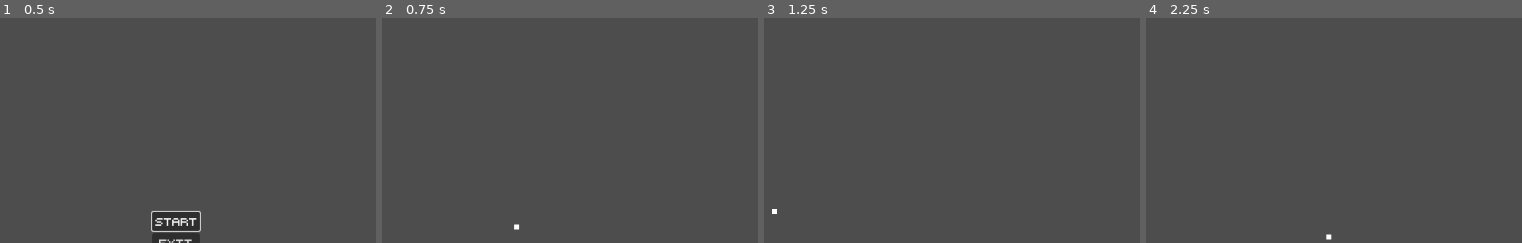
Above: before the commit, frames 1-4 (left to right).
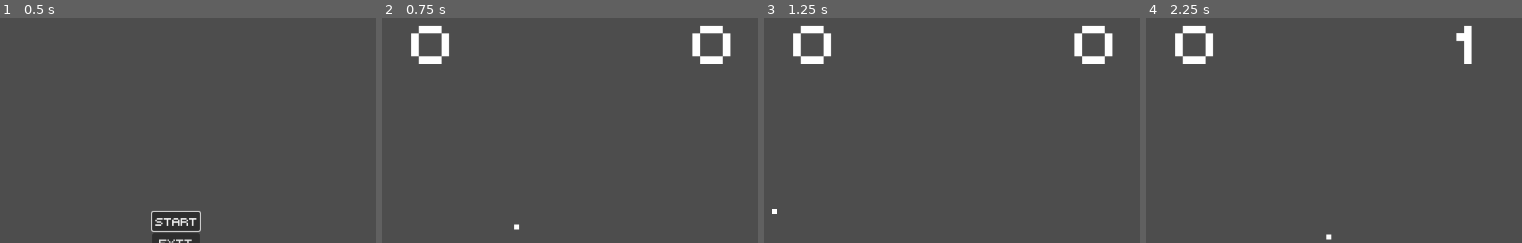
Above: after the commit, the same moments.

Repository: Alexander-Jordan/pong-godot
Game: Godot game, scene res://Scenes/Levels/menu.tscn
Two runs of this game, one before a commit and one after it. Both use one fixed random seed, a clock stepped at 60 frames per second and the inputs below.
Inputs:
- Up to frame 1 (0.5 s): no input
- Up to frame 2 (0.75 s): click "Start" at 0.5 s
- Up to frame 3 (1.25 s): no input
- Up to frame 4 (2.25 s): tap Enter at 1.25 s; hold W (up) 1.28-2.03 s; hold S (down) from 2.03 s (still down)
The pictures show only the part of the screen within x 24-74%, y 2-52%; the shares and areas given below are measured in that part.

Frame 1 is identical in both runs. In frame 2, 1.8% of the frame differs, in the area x 7-93%, y 3-21%; in frame 3, 1.8%; in frame 4, 1.3%.

Commit message:
Award score to players

Diff:
--- a/Scenes/Levels/main.tscn
+++ b/Scenes/Levels/main.tscn
@@ -1,9 +1,10 @@
-[gd_scene load_steps=7 format=3 uid="uid://dx2uq41jaw7oh"]
+[gd_scene load_steps=8 format=3 uid="uid://dx2uq41jaw7oh"]
 
 [ext_resource type="PackedScene" uid="uid://c873ut5ta8aqv" path="res://Scenes/racket.tscn" id="1_7675b"]
 [ext_resource type="Script" path="res://Scripts/game_manager.gd" id="1_a0ske"]
 [ext_resource type="PackedScene" uid="uid://b0xnq3tvsx7u1" path="res://Scenes/ball.tscn" id="2_cvkbu"]
 [ext_resource type="Script" path="res://Scenes/Levels/PauseMenu.gd" id="4_0l7bo"]
+[ext_resource type="Script" path="res://Scripts/game_ui.gd" id="4_mg2a2"]
 [ext_resource type="FontFile" uid="uid://dsj5f3rf4iutd" path="res://Assets/retro_computer_personal_use.ttf" id="4_uptps"]
 
 [sub_resource type="SegmentShape2D" id="SegmentShape2D_br5sk"]
@@ -38,6 +39,32 @@
 
 [node name="CollisionShape2D" type="CollisionShape2D" parent="StaticBody2D2"]
 shape = SubResource("SegmentShape2D_br5sk")
+
+[node name="GameUI" type="Control" parent="."]
+layout_mode = 3
+anchors_preset = 0
+offset_right = 1280.0
+offset_bottom = 720.0
+script = ExtResource("4_mg2a2")
+
+[node name="PlayerOneScore" type="Label" parent="GameUI"]
+layout_mode = 2
+offset_left = 400.0
+offset_right = 414.0
+offset_bottom = 25.0
+size_flags_horizontal = 4
+theme_override_fonts/font = ExtResource("4_uptps")
+theme_override_font_sizes/font_size = 84
+text = "0"
+
+[node name="PlayerTwoScore" type="Label" parent="GameUI"]
+layout_mode = 2
+offset_left = 850.0
+offset_right = 864.0
+offset_bottom = 25.0
+theme_override_fonts/font = ExtResource("4_uptps")
+theme_override_font_sizes/font_size = 84
+text = "0"
 
 [node name="PauseMenu" type="Control" parent="."]
 process_mode = 2
@@ -79,8 +106,12 @@
 theme_override_fonts/font = ExtResource("4_uptps")
 text = "Exit"
 
+[connection signal="new_game" from="GameManager" to="GameUI" method="_on_game_manager_new_game"]
 [connection signal="pause_game" from="GameManager" to="PauseMenu" method="_on_game_manager_pause_game"]
+[connection signal="point_change" from="GameManager" to="GameUI" method="_on_game_manager_point_change"]
 [connection signal="unpause_game" from="GameManager" to="PauseMenu" method="_on_game_manager_unpause_game"]
+[connection signal="player_one_missed" from="ball" to="GameManager" method="_on_ball_player_one_missed"]
+[connection signal="player_two_missed" from="ball" to="GameManager" method="_on_ball_player_two_missed"]
 [connection signal="pressed" from="PauseMenu/VBoxContainer/ContinueButton" to="GameManager" method="_on_continue_button_pressed"]
 [connection signal="pressed" from="PauseMenu/VBoxContainer/RestartButton" to="GameManager" method="_on_restart_button_pressed"]
 [connection signal="pressed" from="PauseMenu/VBoxContainer/ExitButton" to="GameManager" method="_on_exit_button_pressed"]
--- a/Scripts/ball.gd
+++ b/Scripts/ball.gd
@@ -7,6 +7,9 @@
 
 @export var min_speed:int = 400
 @export var max_speed:int = 1200
+
+signal player_one_missed
+signal player_two_missed
 
 # Called when the node enters the scene tree for the first time.
 func _ready():
@@ -34,6 +37,13 @@
 	velocity = direction.normalized()
 
 func _on_visible_on_screen_notifier_2d_screen_exited():
+	var old_position:Vector2 = position
 	position = Vector2(screen_size.x/2, screen_size.y/2)
 	speed = min_speed
 	set_random_direction()
+
+	# send signal about who missed the ball
+	if old_position.x < position.x:
+		player_one_missed.emit()
+	else:
+		player_two_missed.emit()
--- a/Scripts/game_manager.gd
+++ b/Scripts/game_manager.gd
@@ -1,14 +1,27 @@
 extends Node2D
 class_name GameManager
 
+var player_one_points:int = 0
+var player_two_points:int = 0
+
+signal new_game
 signal pause_game
 signal unpause_game
+signal point_change
+
+func ready():
+	init_new_game()
+
+func init_new_game():
+	new_game.emit()
+	player_one_points = 0
+	player_two_points = 0
+
 
 func toggle_pause():
-	var paused = !get_tree().paused
-	get_tree().paused = paused
-
-	if paused:
+	get_tree().paused = !get_tree().paused
+	# send signal
+	if get_tree().paused:
 		pause_game.emit()
 	else:
 		unpause_game.emit()
@@ -27,3 +40,11 @@
 func _on_exit_button_pressed():
 	toggle_pause()
 	get_tree().change_scene_to_file("res://Scenes/Levels/menu.tscn")
+
+func _on_ball_player_one_missed():
+	player_two_points += 1
+	point_change.emit("player_two", player_two_points)
+
+func _on_ball_player_two_missed():
+	player_one_points += 1
+	point_change.emit("player_one", player_one_points)
--- /dev/null
+++ b/Scripts/game_ui.gd
@@ -0,0 +1,12 @@
+extends Control
+
+func _on_game_manager_new_game():
+	$PlayerOneScore.text = "0"
+	$PlayerTwoScore.text = "0"
+
+
+func _on_game_manager_point_change(target:String, new_total_points:int):
+	if target == "player_one":
+		$PlayerOneScore.text = str(new_total_points)
+	elif target == "player_two":
+		$PlayerTwoScore.text = str(new_total_points)
